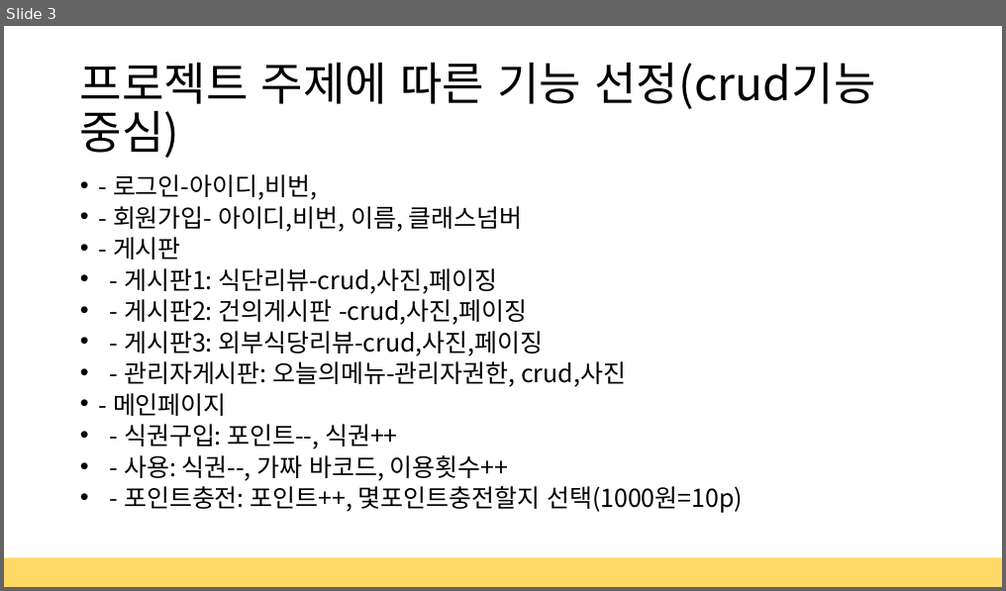
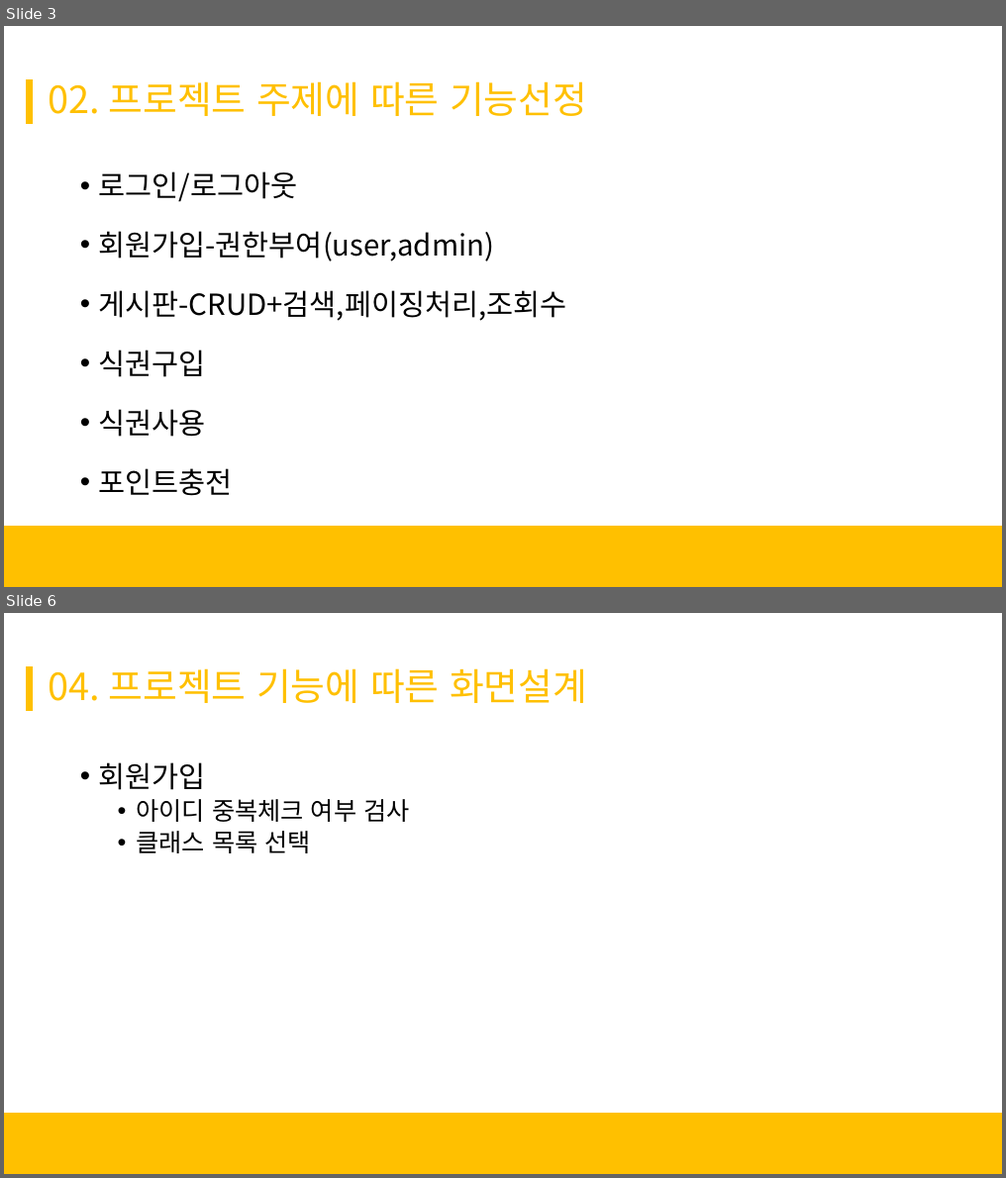
Before and after one commit to Mishuni/Multi_Food, a slide deck: 세미 프로젝트 결과발표.pptx. Shown one above the other, each under a label of ours: slide 3 before the commit, slides 3 and 6 after it; the slides between them are not shown. The pictures are 1006x591 and 1006x1178 pixels, drawn with LibreOffice and Linux fonts; fonts in the diff are those of the drawing; background and template pictures are left out. Boxes give left, top, right and bottom in pixels: in the first picture for what was removed or moved away, otherwise in the second. Text is boxed around its words. In the diff, an @@ line names an element or a change of style, - is before the commit and + after.

```diff
--- a/세미 프로젝트 결과발표.pptx
+++ b/세미 프로젝트 결과발표.pptx
@@ slide 6 added at (4, 613, 1002, 1174), background #FFFFFF; not listed: 2 template elements that a slide beside it also shows @@
@@ title added at (49, 668, 587, 703), 36 pt, text #FFC000 @@
+04. 프로젝트 기능에 따른 화면설계
@@ text added at (99, 762, 409, 854), 24 pt, text #000000 @@
+• 회원가입
+  • 아이디 중복체크 여부 검사
+  • 클래스 목록 선택
@@ slide 3 changed as well @@
@@ rectangle added at (27, 80, 33, 124), fill #FFC000, outline #FFC000 1 pt @@
@@ title at (49, 81, 587, 116): text changed; size 44 to 36 pt; text colour #000000 to #FFC000 @@
-프로젝트 주제에 따른 기능 선정(crud기능 중심)
+02. 프로젝트 주제에 따른 기능선정
@@ text at (99, 172, 567, 496): text changed; size 23.8 to 28 pt @@
-• - 로그인-아이디,비번,
-• - 회원가입- 아이디,비번, 이름, 클래스넘버
-• - 게시판
-• - 게시판1: 식단리뷰-crud,사진,페이징
-• - 게시판2: 건의게시판 -crud,사진,페이징
-• - 게시판3: 외부식당리뷰-crud,사진,페이징
-• - 관리자게시판: 오늘의메뉴-관리자권한, crud,사진
-• - 메인페이지
-• - 식권구입: 포인트--, 식권++
-• - 사용: 식권--, 가짜 바코드, 이용횟수++
-• - 포인트충전: 포인트++, 몇포인트충전할지 선택(1000원=10p)
+• 로그인/로그아웃
+• 회원가입-권한부여(user,admin)
+• 게시판-CRUD+검색,페이징처리,조회수
+• 식권구입
+• 식권사용
+• 포인트충전
@@ rectangle added at (4, 526, 1002, 587), fill #FFC000, outline #FFC000 1 pt @@
@@ rectangle removed at (4, 559, 1002, 587) @@
```
Also in this commit, not shown: 4 other slides changed, 9 other slides added, 3 slides removed, 25 other files.
